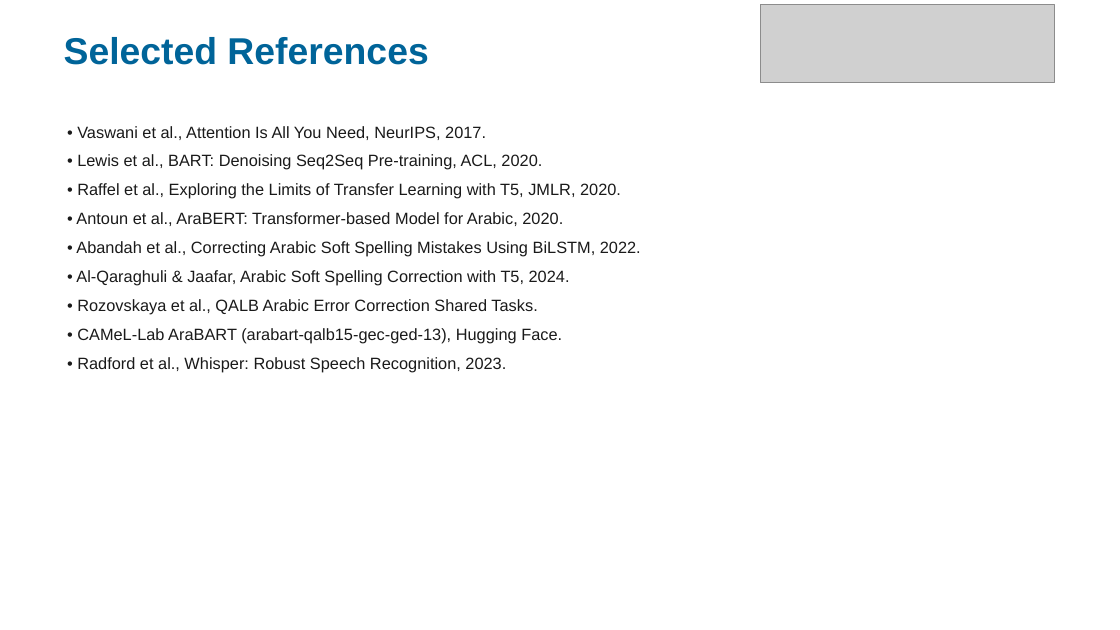
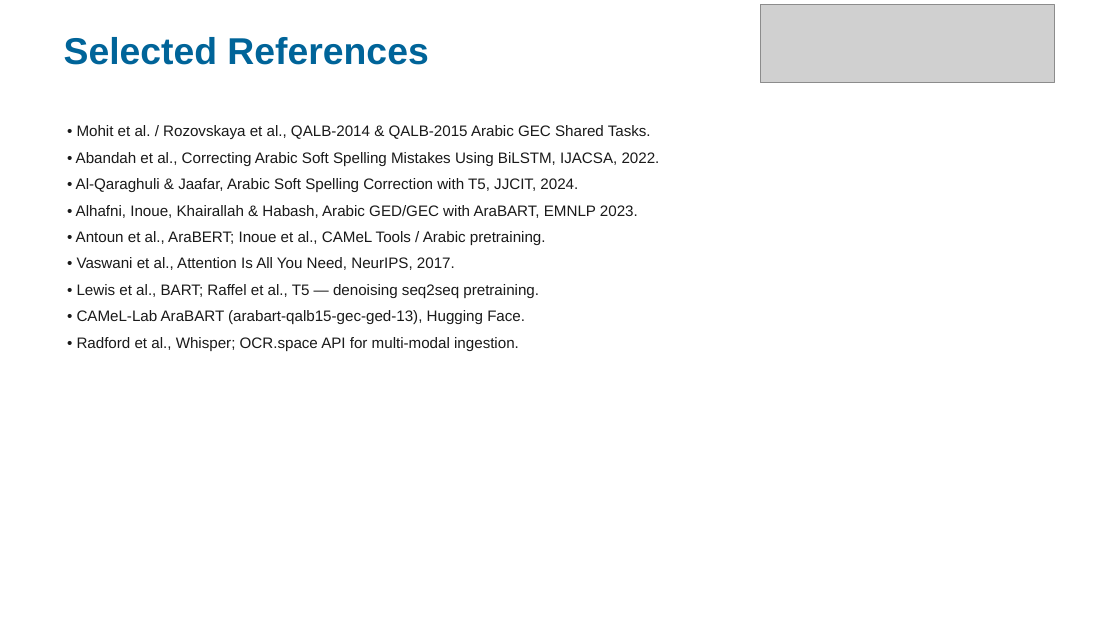
Before and after one commit to MON3EMPASHA/Arabic-Noisy-Text-Correction-using-Transformers---NLP-, a slide deck: slide 37 of Paper Discussion/Arabic_Text_Correction_Presentation.pptx (slide 28 before the commit). Drawn at 1120x630 pixels with LibreOffice and Linux fonts; fonts in the diff are those of the drawing; grey boxes stand for pictures. Boxes give left, top, right and bottom in pixels: in the first picture for what was removed or moved away, otherwise in the second. Text is boxed around its words. In the diff, an @@ line names an element or a change of style, - is before the commit and + after.

Commit message:
Add script to generate additional presentation visuals for related work and results
- Implemented functions to create various visualizations including timelines, comparison charts, research gaps, and evaluation protocols.
- Utilized matplotlib for plotting and saving figures in PNG format.
- Created a structured approach to visually represent the evolution of Arabic text correction research and the contributions of this work.

```diff
--- a/Paper Discussion/Arabic_Text_Correction_Presentation.pptx
+++ b/Paper Discussion/Arabic_Text_Correction_Presentation.pptx
@@ text at [76,125,660,245]: paragraphs added @@
+• Mohit et al. / Rozovskaya et al., QALB-2014 & QALB-2015 Arabic GEC Shared Tasks.
+• Abandah et al., Correcting Arabic Soft Spelling Mistakes Using BiLSTM, IJACSA, 2022.
+• Al-Qaraghuli & Jaafar, Arabic Soft Spelling Correction with T5, JJCIT, 2024.
+• Alhafni, Inoue, Khairallah & Habash, Arabic GED/GEC with AraBART, EMNLP 2023.
+• Antoun et al., AraBERT; Inoue et al., CAMeL Tools / Arabic pretraining.
@@ text at [77,257,525,324]: size 14 to 13 pt in "• Vaswani et al., Attention Is All ...", "• CAMeL-Lab AraBART (arabart-qalb15-gec-ged-13), Hugging Fac ..."; less space between paragraphs @@
@@ text at [77,284,539,298]: text changed; size 14 to 13 pt @@
-• Lewis et al., BART: Denoising Seq2Seq Pre-training, ACL, 2020.
-• Raffel et al., Exploring the Limits of Transfer Learning with T5, JMLR, 2020.
-• Antoun et al., AraBERT: Transformer-based Model for Arabic, 2020.
-• Abandah et al., Correcting Arabic Soft Spelling Mistakes Using BiLSTM, 2022.
-• Al-Qaraghuli & Jaafar, Arabic Soft Spelling Correction with T5, 2024.
-• Rozovskaya et al., QALB Arabic Error Correction Shared Tasks.
+• Lewis et al., BART; Raffel et al., T5 — denoising seq2seq pretraining.
@@ text at [77,337,519,351]: text changed; size 14 to 13 pt @@
-• Radford et al., Whisper: Robust Speech Recognition, 2023.
+• Radford et al., Whisper; OCR.space API for multi-modal ingestion.
```
Also in this commit, not shown: 5 other slides changed, 12 slides added, 3 slides removed, 13 other files.
